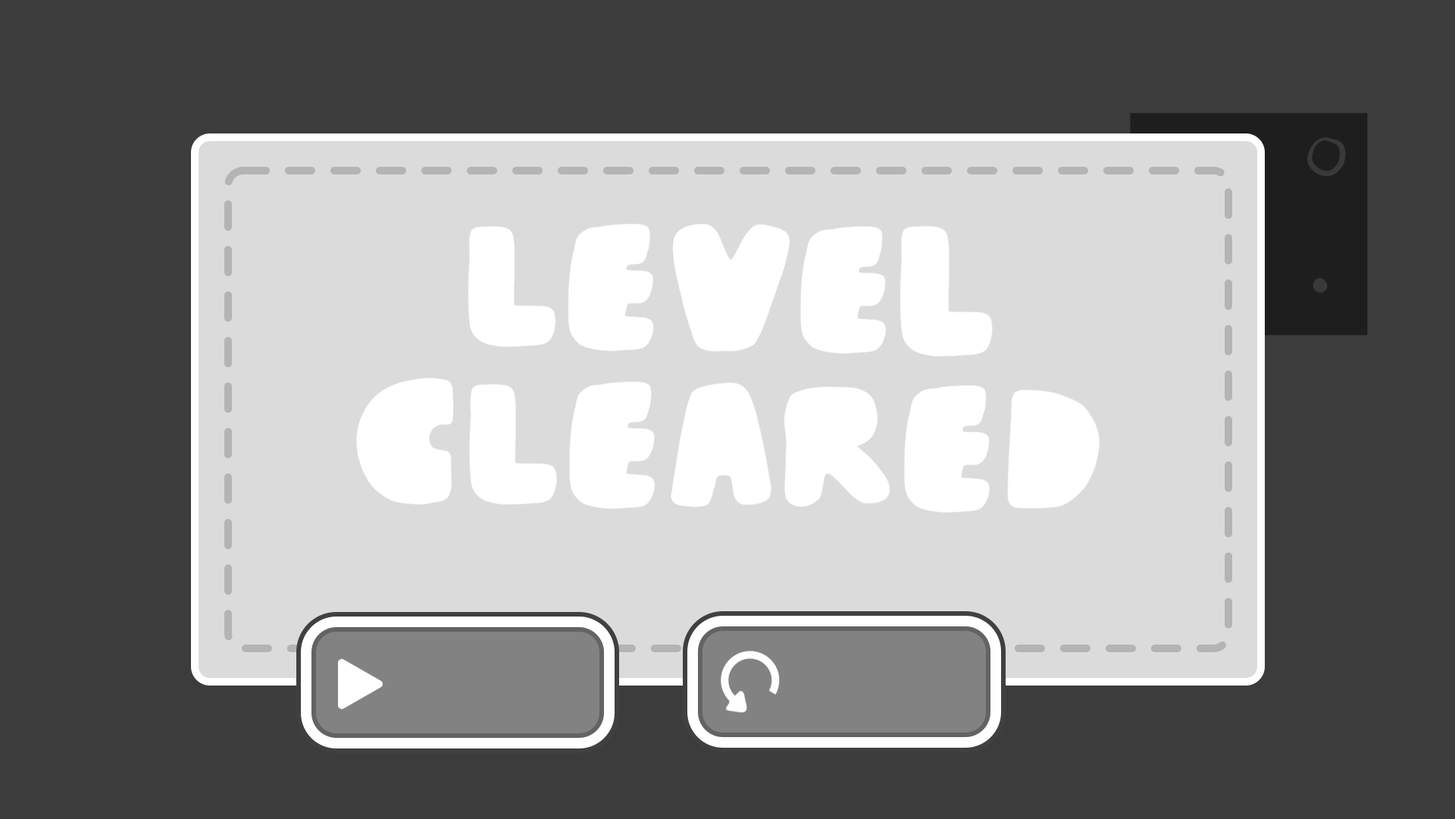
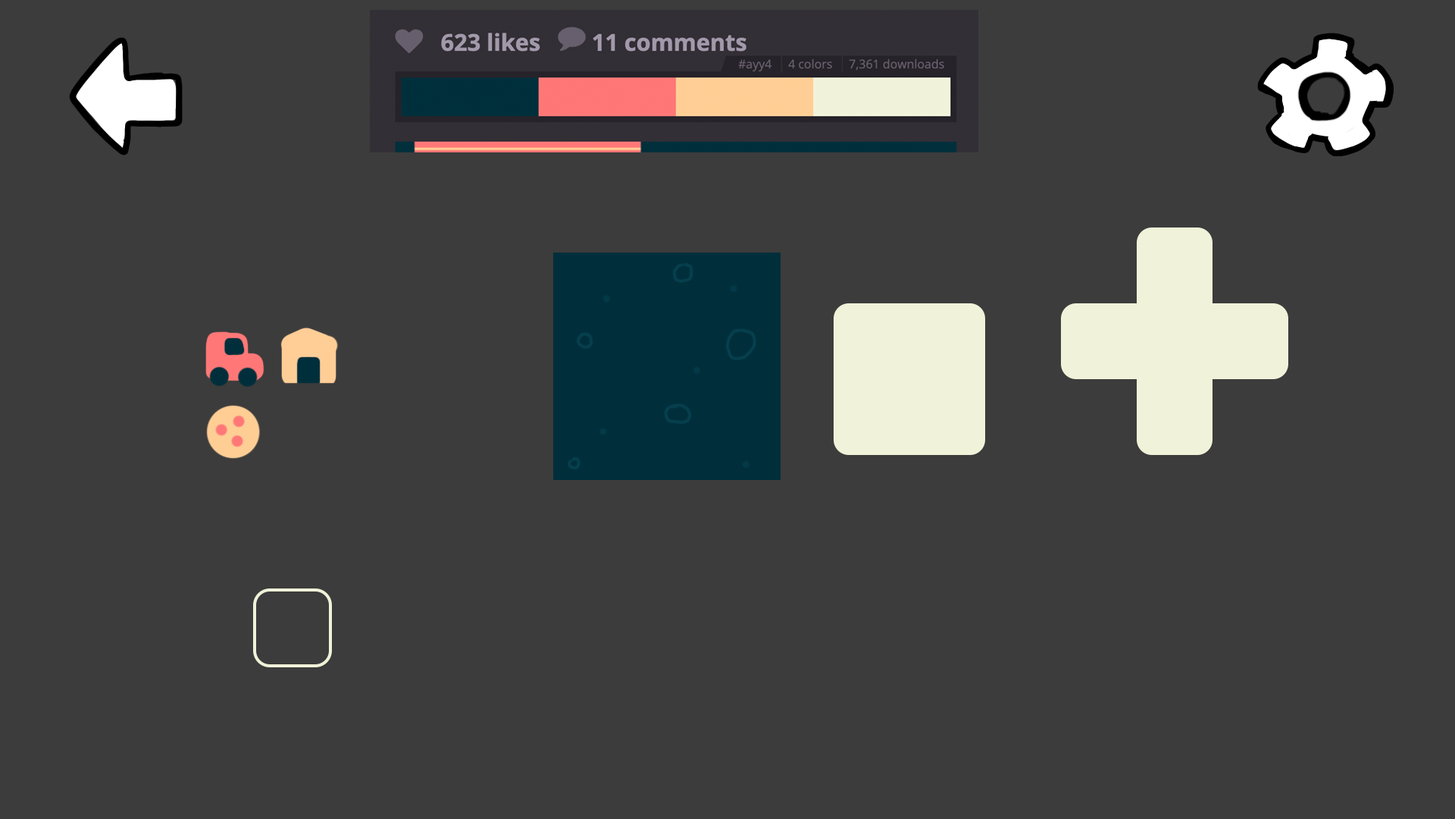
Two versions of the same layered image (1455 x 819). Layer-by-layer changes:
hid group "WinLoseScreen" (15 layers) over [191, 112, 1369, 753]
painted on "Rechteck 4" over [224, 274, 1225, 646]
showed group "GameScene" (26 layers) over [68, 9, 1394, 753]
added group "Inventory" with 2 layers in group "GameScene" over [253, 588, 332, 668]
added group "slotOutline" (1st of 2, in "AssetCreation" › "GameScene" › "Inventory") with 1 layers in group "Inventory" over [253, 588, 332, 668]
added layer "slotOutline" (2nd of 2, in "AssetCreation" › "GameScene" › "Inventory" › "slotOutline") in group "slotOutline" over [253, 588, 332, 668]
added group "scrollBackground" with 3 layers in group "GameScene" over [553, 252, 781, 480]
added layer "Ebene 34" in group "scrollBackground" over [566, 262, 758, 470]
added layer "Ebene 33" in group "scrollBackground" over [598, 283, 751, 469]
added layer "Rechteck 7" in group "scrollBackground" over [553, 252, 781, 480]
renamed "square" to "Bildschirmfoto 2023-04-29 um 09.06.10", moved it above "Grid", painted on it over [369, 9, 979, 170]
added group "Grid" with 7 layers in group "GameScene" over [205, 227, 1289, 460]
added group "RoadTiles" with 3 layers in group "Grid" over [833, 227, 1289, 455]
added layer "Rechteck 6 Kopie" in group "RoadTiles" over [1136, 227, 1213, 455]
added layer "Rechteck 6" in group "RoadTiles" over [1061, 303, 1289, 379]
added layer "BigInner" in group "RoadTiles" over [833, 303, 986, 455]
added layer "PizzaShop" in group "Grid" over [206, 404, 261, 460]
added layer "House" in group "Grid" over [280, 326, 339, 384]
added layer "Car" in group "Grid" over [205, 331, 265, 388]
